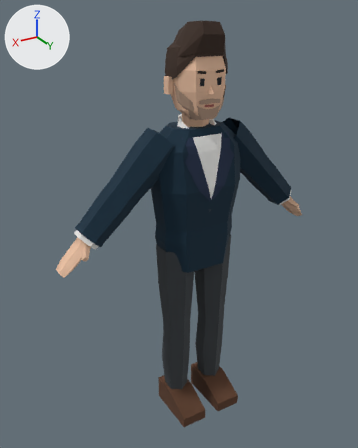
Two versions of the glTF model characters/blazer_lead/blazer_lead.glb, one commit apart.
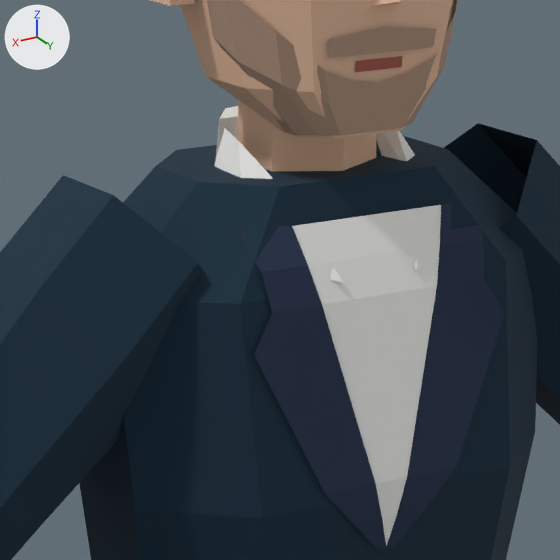
There are two pictures of each version: one whole from a 50 mm camera at (1.129, 1.744, 1.868) aimed at (0.063, -0.034, 0.979), one close up on the part from 38% to 68% of the width and 21% to 45% of the height. Every picture has the same lights, and +X, +Y and +Z are marked at upper left. The older version's two pictures come first. Vertices at exactly the same position are counted once.

In view in the first close-up: 'blazer_lead'.
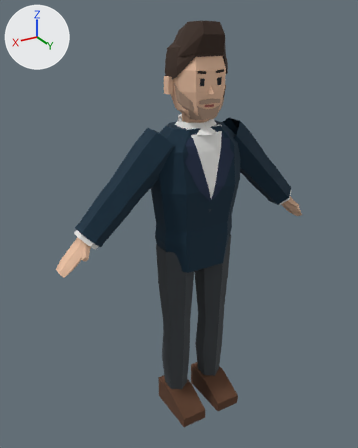
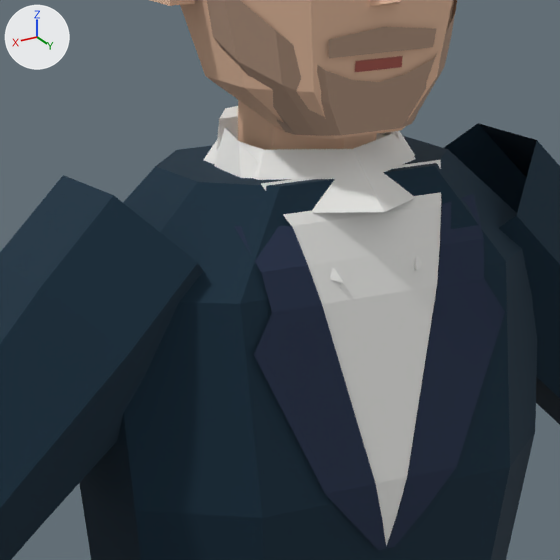
Where the change shows, as pixel boxes (x1, y1, x2, y2) in the close-ups (560 x 560 px):
part 1 of me_blazer_lead, added: after (204, 132, 441, 226)

The edits, one by one:
me_blazer_lead is used by ob_blazer_lead; location (0.0, 0.0, 0.0).
me_blazer_lead had 649 vertices, 979 faces and spanned x -0.65..0.65, y -0.11..0.18, z 0.0..1.83.
me_blazer_lead now has 663 vertices, 993 faces and spans x -0.65..0.65, y -0.11..0.18, z 0.0..1.83.
Part 1, on me_blazer_lead:
14 vertices are added at x -0.09..0.09, y -0.1..0.11, z 1.41..1.45.
14 new faces join them.
